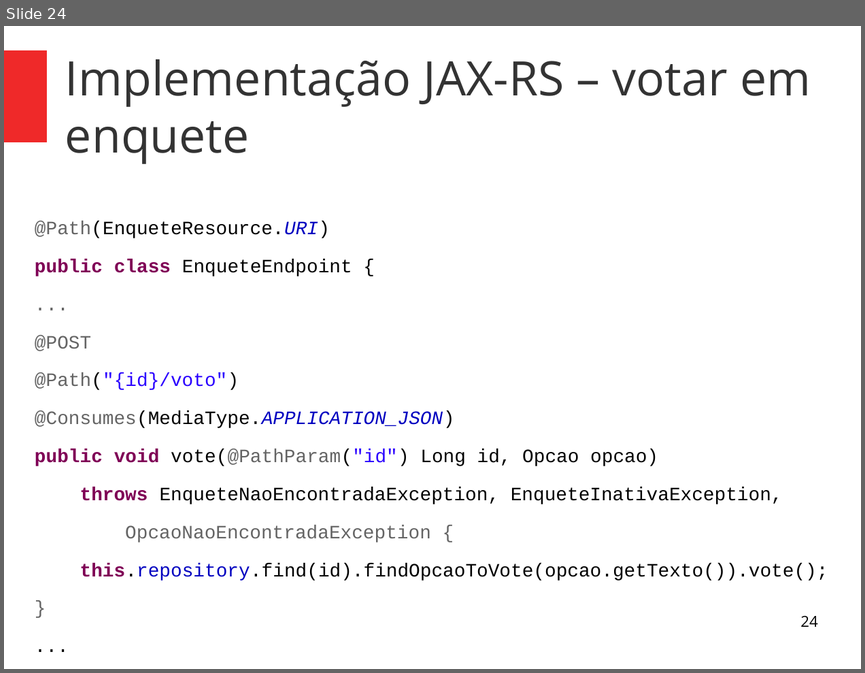
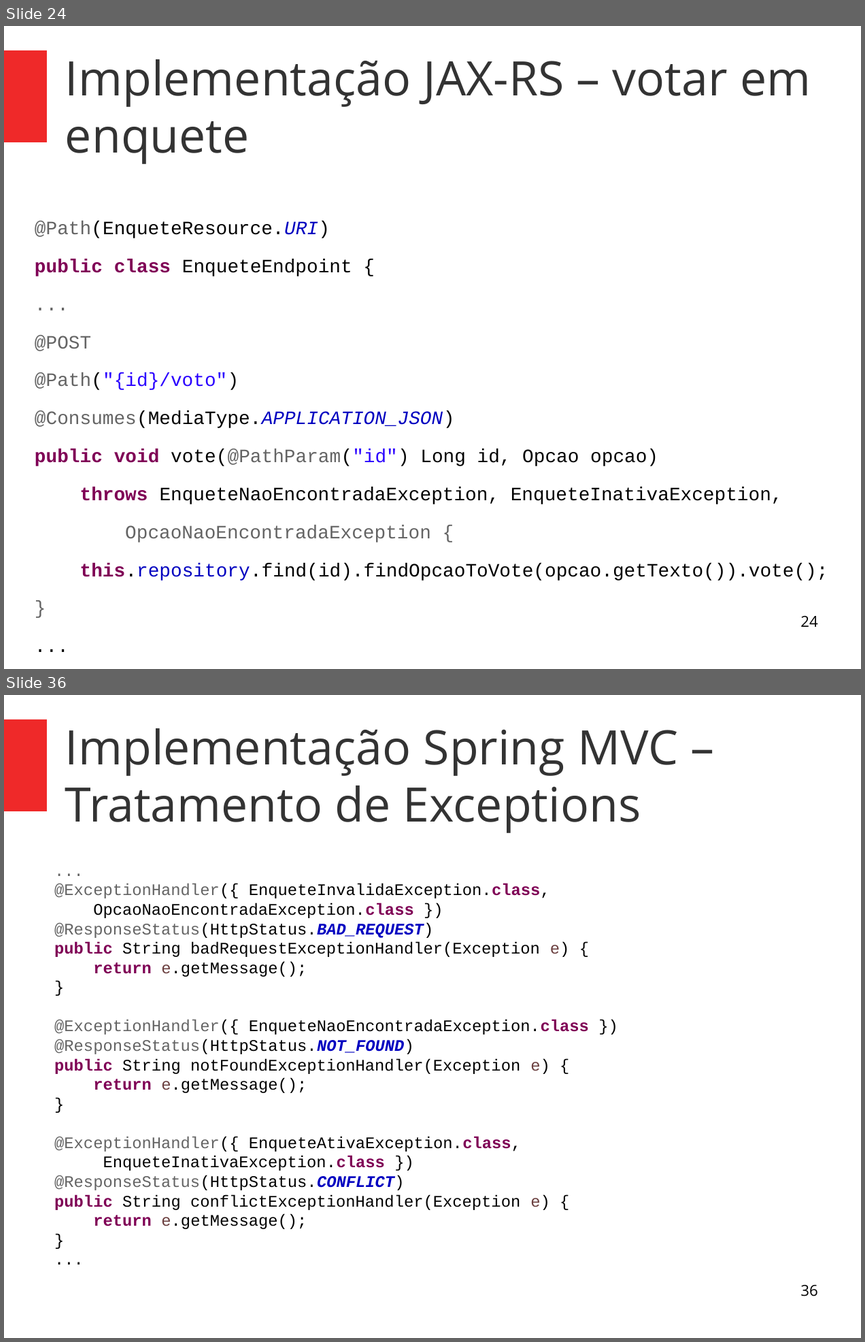
Before and after one commit to alexandrefvb/restful-webservices-workshop, a slide deck: apresentacao/parte2-pratica.odp. Shown one above the other, each under a label of ours: slide 24 before the commit, slides 24 and 36 after it; the slides between them are not shown. The pictures are 865x673 and 865x1342 pixels, drawn with LibreOffice and Linux fonts; fonts in the diff are those of the drawing. Boxes give left, top, right and bottom in pixels: in the first picture for what was removed or moved away, otherwise in the second. Text is boxed around its words. In the diff, an @@ line names an element or a change of style, - is before the commit and + after.

Commit message:
Apresentacao parte 2 - Spring MVC

```diff
--- a/apresentacao/parte2-pratica.odp
+++ b/apresentacao/parte2-pratica.odp
@@ slide 36 added at [4, 695, 861, 1338], background #FFFFFF; not listed: 1 template element that a slide beside it also shows @@
@@ title added at [65, 728, 678, 833], 44 pt, text #333333 @@
+Implementação Spring MVC – Tratamento de Exceptions
@@ text added at [54, 883, 589, 1229], 15 pt, text #000000 @@
+...
+@ExceptionHandler({ EnqueteInvalidaException.class,
+OpcaoNaoEncontradaException.class })
+@ResponseStatus(HttpStatus.BAD_REQUEST)
+public String badRequestExceptionHandler(Exception e) {
+return e.getMessage();
+}
+@ExceptionHandler({ EnqueteNaoEncontradaException.class })
+@ResponseStatus(HttpStatus.NOT_FOUND)
+public String notFoundExceptionHandler(Exception e) {
+return e.getMessage();
+}
+@ExceptionHandler({ EnqueteAtivaException.class,
+EnqueteInativaException.class })
+@ResponseStatus(HttpStatus.CONFLICT)
+public String conflictExceptionHandler(Exception e) {
+return e.getMessage();
+}
+...
@@ page number added at [800, 1285, 817, 1296], 14 pt, text #000000 @@
+36
```
Also in this commit, not shown: 4 slides changed, 13 other slides added, 2 other files.
